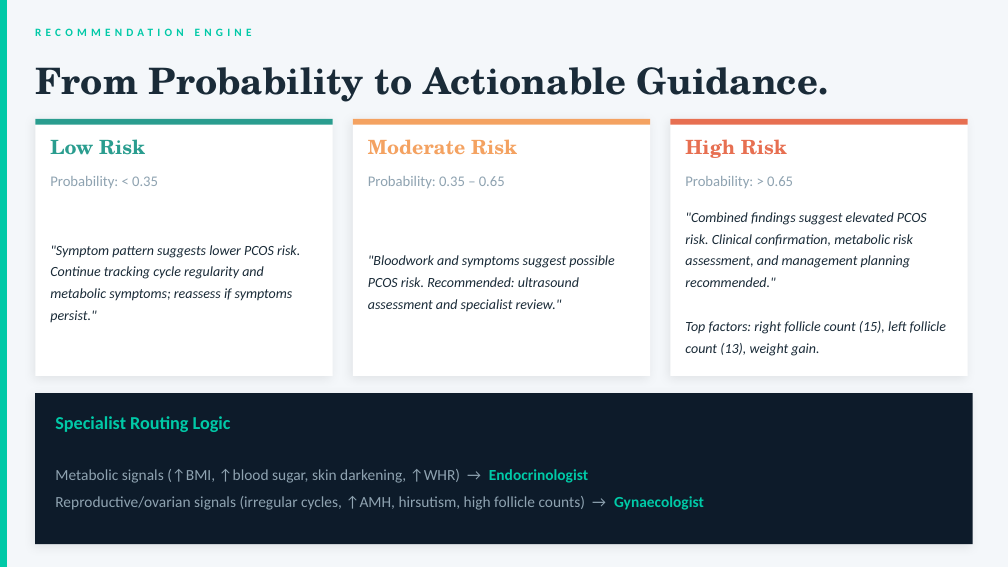
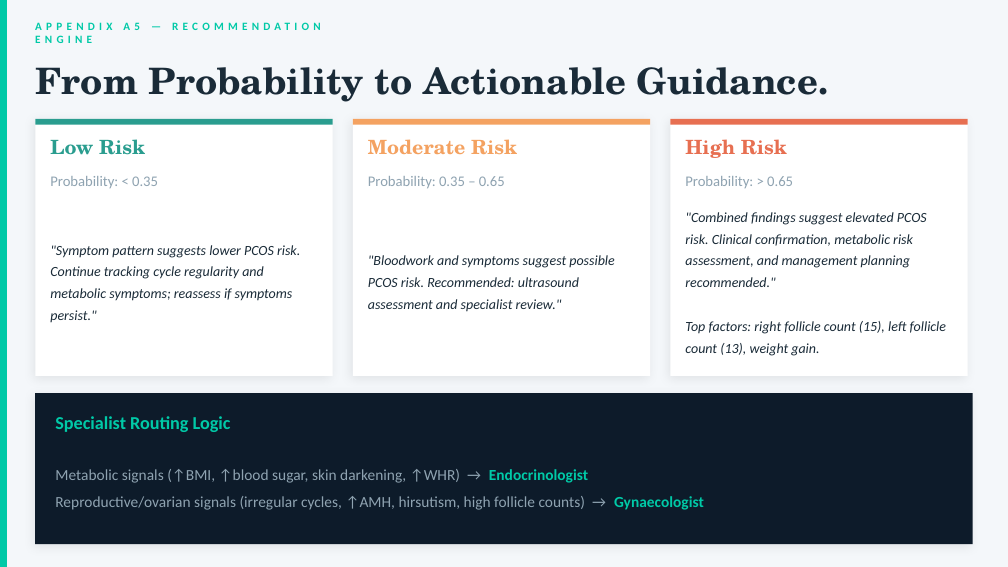
Before and after one commit to AaronDDavis/organic-computers, a slide deck: slide 26 of PCOSense_Presentation.pptx (slide 11 before the commit). Drawn at 1008x567 pixels with LibreOffice and Linux fonts; fonts in the diff are those of the drawing. Boxes give left, top, right and bottom in pixels: in the first picture for what was removed or moved away, otherwise in the second. Text is boxed around its words. In the diff, an @@ line names an element or a change of style, - is before the commit and + after.

```diff
--- a/PCOSense_Presentation.pptx
+++ b/PCOSense_Presentation.pptx
@@ text at [35,22,320,43]: text changed @@
-RECOMMENDATION ENGINE
+APPENDIX A5 — RECOMMENDATION ENGINE
```
Also in this commit, not shown: 9 other slides changed, 2 slides added, 17 other files.
